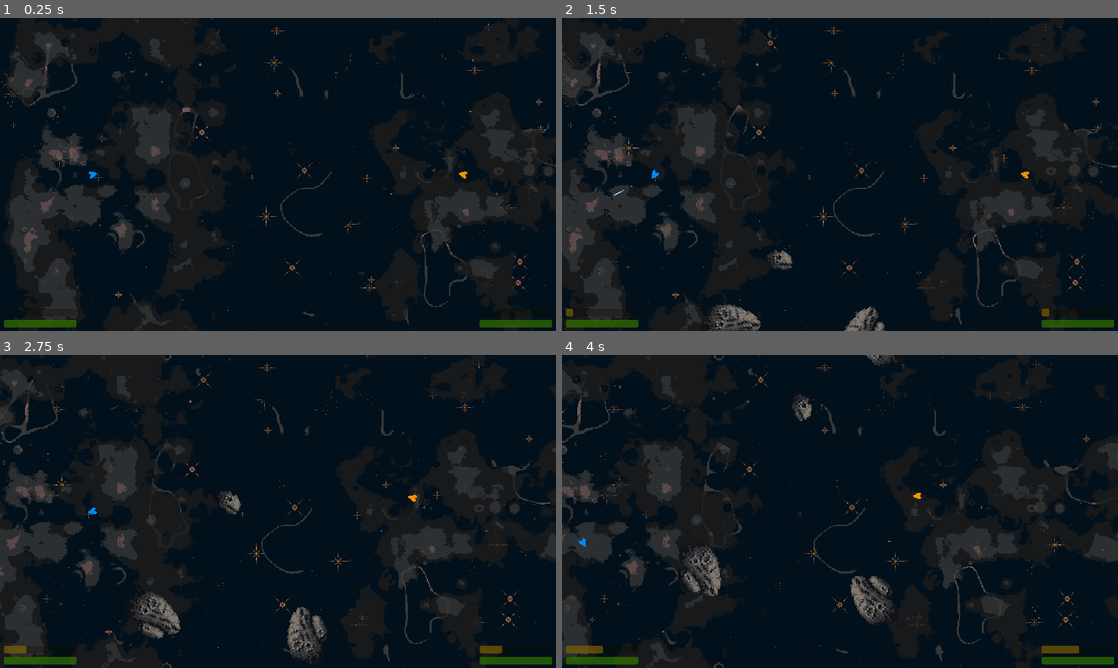
Above: before the commit, frames 1-4 (two rows, left to right).
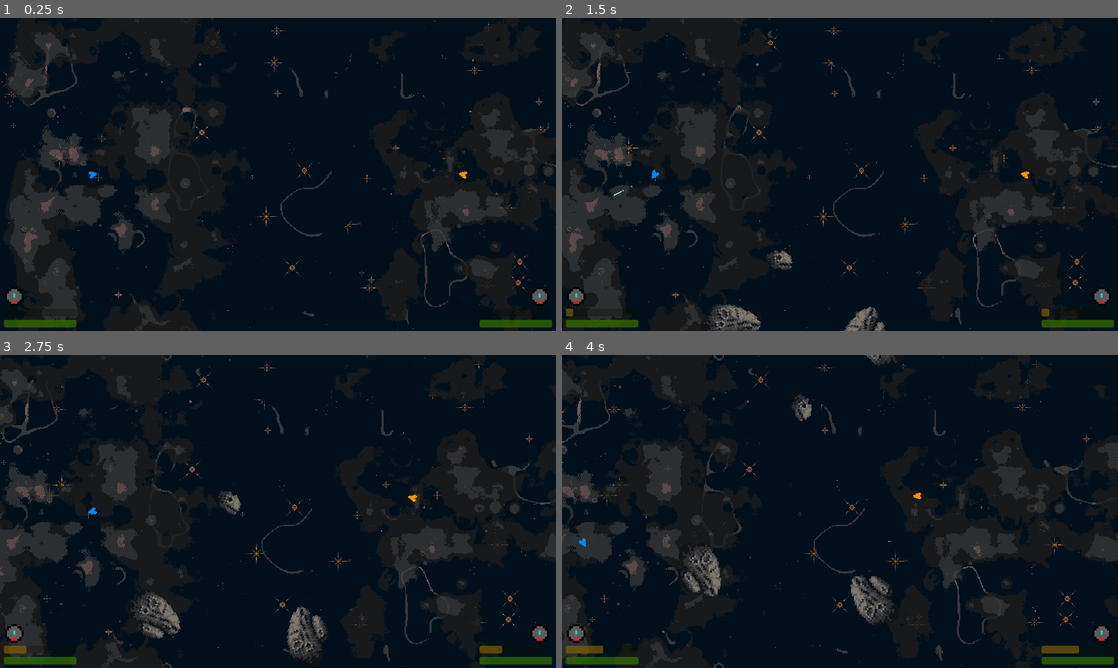
Above: after the commit, the same moments.

Repository: RickyWebster/1v1-starship-duel
Game: Godot game, scene res://Scenes/World.tscn
Two runs of this game, one before a commit and one after it. Both use one fixed random seed, a clock stepped at 60 frames per second and the inputs below.
Inputs:
- Up to frame 1 (0.25 s): no input
- Up to frame 2 (1.5 s): hold D (p1_right) 0.53-1.28 s; hold Caps Lock (p1_power) 0.53-1.28 s; hold A (p1_left) from 1.28 s (still down); tap Shift (p1_shoot) at 1.35 s
- Up to frame 3 (2.75 s): release A (p1_left) at 2.03 s; hold D (p1_right) from 2.03 s (still down); hold O (p2_accelorate) from 2.03 s (still down)
- Up to frame 4 (4 s): release D (p1_right) at 2.78 s; release O (p2_accelorate) at 2.78 s; hold W (p1_accelorate) 2.78-3.53 s; tap K (p2_left) at 2.85 s; hold A (p1_left) from 3.53 s (still down); hold ' (p2_power) from 3.53 s (still down)

The runs differ from the first frame. In frame 1, 0.3% of the frame differs, in the area x 0-99%, y 86-92%; in frame 2, 0.3%, in the area x 0-99%, y 52-92%; in frame 3, 0.3%; in frame 4, 0.3%.

Commit message:
Added powerup indicators
I have added a small icon to show what powerup you could activate. This is done with a sprite sheet that swaps framed depending of what powerup the player has next. I have also changed the colours of the bullet particles making the base particle white and modulating it whether the bullet is blue or red.

Diff:
--- a/1v1-starship-duel-game/Scenes/gui_elements.tscn
+++ b/1v1-starship-duel-game/Scenes/gui_elements.tscn
@@ -1,6 +1,7 @@
-[gd_scene load_steps=2 format=3 uid="uid://pq17l0tiwia6"]
+[gd_scene load_steps=3 format=3 uid="uid://pq17l0tiwia6"]
 
 [ext_resource type="Script" path="res://Scripts/gui_elements.gd" id="1_wdljd"]
+[ext_resource type="Texture2D" uid="uid://dak70cvnal1yo" path="res://Assets/Ability_indicators.png" id="2_0cn1k"]
 
 [node name="GUI_Elements" type="Node2D"]
 script = ExtResource("1_wdljd")
@@ -44,4 +45,22 @@
 [node name="Timer" type="Timer" parent="."]
 autostart = true
 
+[node name="AbilityIndicators1" type="Sprite2D" parent="."]
+modulate = Color(1, 1, 1, 0.929412)
+texture_filter = 1
+position = Vector2(32, 579)
+scale = Vector2(4.39609, 4.39609)
+texture = ExtResource("2_0cn1k")
+hframes = 3
+vframes = 3
+
+[node name="AbilityIndicators2" type="Sprite2D" parent="."]
+modulate = Color(1, 1, 1, 0.929412)
+texture_filter = 1
+position = Vector2(1120, 579)
+scale = Vector2(4.39609, 4.39609)
+texture = ExtResource("2_0cn1k")
+hframes = 3
+vframes = 3
+
 [connection signal="timeout" from="Timer" to="." method="_on_timer_timeout"]
--- a/1v1-starship-duel-game/Scripts/Passer.gd
+++ b/1v1-starship-duel-game/Scripts/Passer.gd
@@ -7,8 +7,7 @@
 var what_power2 = 0
 var colour1 = 0
 var colour2 = 0
-var hit = false
-var hit_name
+
 
 func _process(_delta):
 	if p1_health <= 0:
--- a/1v1-starship-duel-game/Scripts/World.gd
+++ b/1v1-starship-duel-game/Scripts/World.gd
@@ -19,14 +19,21 @@
 		rocks.add_child(rok)
 
 func _on_player_laser_shot1(laser):
+	var laserParticle = laser.get_node("GPUParticles2D")
 	if passer.colour1 == 1:
 		var laserSprite = laser.get_node("Sprite2D")
 		laserSprite.texture = laserTextureRed
-		#var laserParticle = laser.get_node("GPUParticles2D")
+		laserParticle.set_modulate(Color8(225,175,170))
+	else:
+		laserParticle.set_modulate(Color8(158,195,218))
 	lasers.add_child(laser)
 
 func _on_player_laser_shot2(laser):
+	var laserParticle = laser.get_node("GPUParticles2D")
 	if passer.colour2 == 1:
 		var laserSprite = laser.get_node("Sprite2D")
 		laserSprite.texture = laserTextureRed
+		laserParticle.set_modulate(Color8(225,175,170))
+	else:
+		laserParticle.set_modulate(Color8(158,195,218))
 	lasers.add_child(laser)
--- a/1v1-starship-duel-game/Scripts/asteroid.gd
+++ b/1v1-starship-duel-game/Scripts/asteroid.gd
@@ -136,5 +136,7 @@
 
 
 func _on_area_2d_body_entered(body):
-	passer.hit = true
-	passer.hit_name = body.name
+	if body.name == "Ship1":
+		passer.p1_health -= 20
+	if body.name == "Ship2":
+		passer.p2_health -= 20
--- a/1v1-starship-duel-game/Scripts/gui_elements.gd
+++ b/1v1-starship-duel-game/Scripts/gui_elements.gd
@@ -3,8 +3,16 @@
 @onready var time = $Timer
 @onready var Powerup1 = $Powerup1
 @onready var Powerup2 = $Powerup2
+@onready var indicator1 = $AbilityIndicators1
+@onready var indicator2 = $AbilityIndicators2
 
 var length = 0.06 # Length of cooldown * 10^-2
+var linking_indicator = [3, 1, 0, 4, null, null]
+
+
+func _ready():
+	indicator1.frame = 3
+	indicator2.frame = 3
 
 
 func _process(_delta):
@@ -23,6 +31,12 @@
 	else:
 		Powerup2.set_modulate(Color8(194,149,0))
 
+	if passer.death == true:
+		Powerup1.value = 0
+		Powerup2.value = 0
+		indicator1.frame = 3
+		indicator2.frame = 3
+
 
 func _on_timer_timeout():
 	if Powerup1.value <= 99:
@@ -32,6 +46,7 @@
 	else:
 		if passer.what_power1 == 0:
 			Powerup1.value = 0
+			indicator1.frame = 3
 
 	if Powerup2.value <= 99:
 		Powerup2.value += 1
@@ -40,8 +55,13 @@
 	else:
 		if passer.what_power2 == 0:
 			Powerup2.value = 0
+			indicator2.frame = 3
 
 
 func power(no):
 	var what_power = randi_range(1, 3)
+	if no == 1:
+		indicator1.frame = linking_indicator[what_power]
+	else:
+		indicator2.frame = linking_indicator[what_power]
 	passer["what_power" + str(no)] = what_power
--- a/1v1-starship-duel-game/Scripts/ship_1.gd
+++ b/1v1-starship-duel-game/Scripts/ship_1.gd
@@ -53,10 +53,6 @@
 
 	if passer.death == true:
 		death()
-
-	if passer.hit == true and  passer.hit_name == ("Ship1"):
-		passer.p1_health -= 25
-		passer.hit = false
 
 
 func _physics_process(delta):
--- a/1v1-starship-duel-game/Scripts/ship_2.gd
+++ b/1v1-starship-duel-game/Scripts/ship_2.gd
@@ -54,10 +54,6 @@
 	if passer.death == true:
 		death()
 
-	if passer.hit == true and  passer.hit_name == ("Ship2"):
-		passer.p2_health -= 25
-		passer.hit = false
-
 
 func _physics_process(delta):
 	var direction = 0
@@ -107,8 +103,8 @@
 
 func death():
 	passer.p2_health = 100
-	self.global_position = Vector2(192,324)
-	rotation = deg_to_rad(160)
+	self.global_position = Vector2(960,324)
+	rotation = deg_to_rad(15)
 	speed = 0
 
 
Binary file added: 1v1-starship-duel-game/Assets/Ability_indicators.png
Not shown, added: 1v1-starship-duel-game/Assets/Ability_indicators.png.import
Binary file changed: 1v1-starship-duel-game/Assets/bullets/glowing_circle.png
Not shown, changed: 1v1-starship-duel-game/.DS_Store
Not shown, changed: 1v1-starship-duel-game/Assets/.DS_Store
Not shown, changed: 1v1-starship-duel-game/Assets/bullets/.DS_Store
